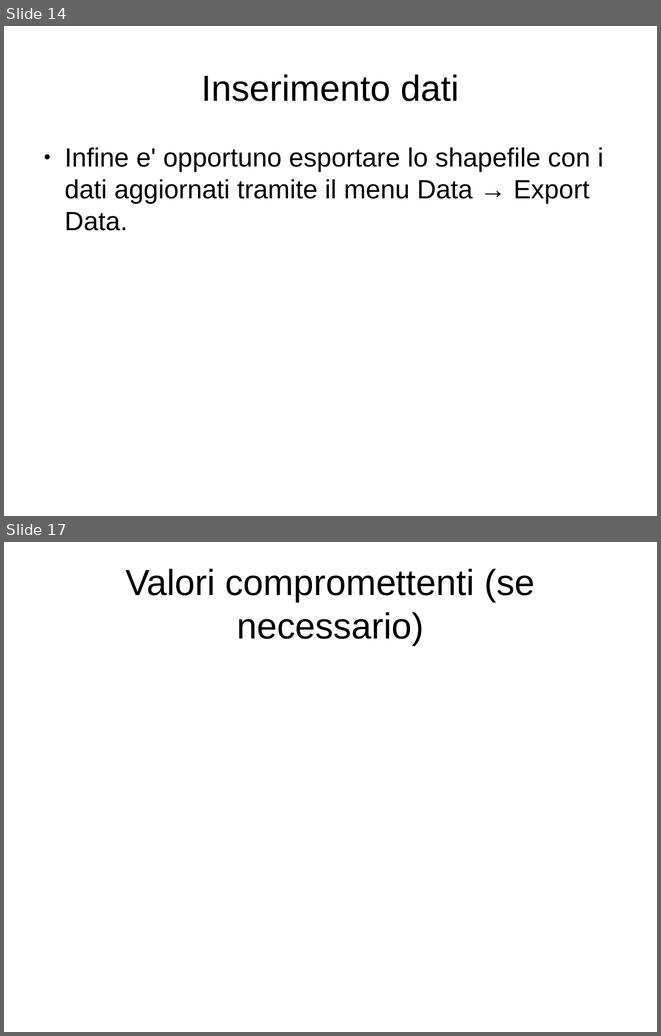
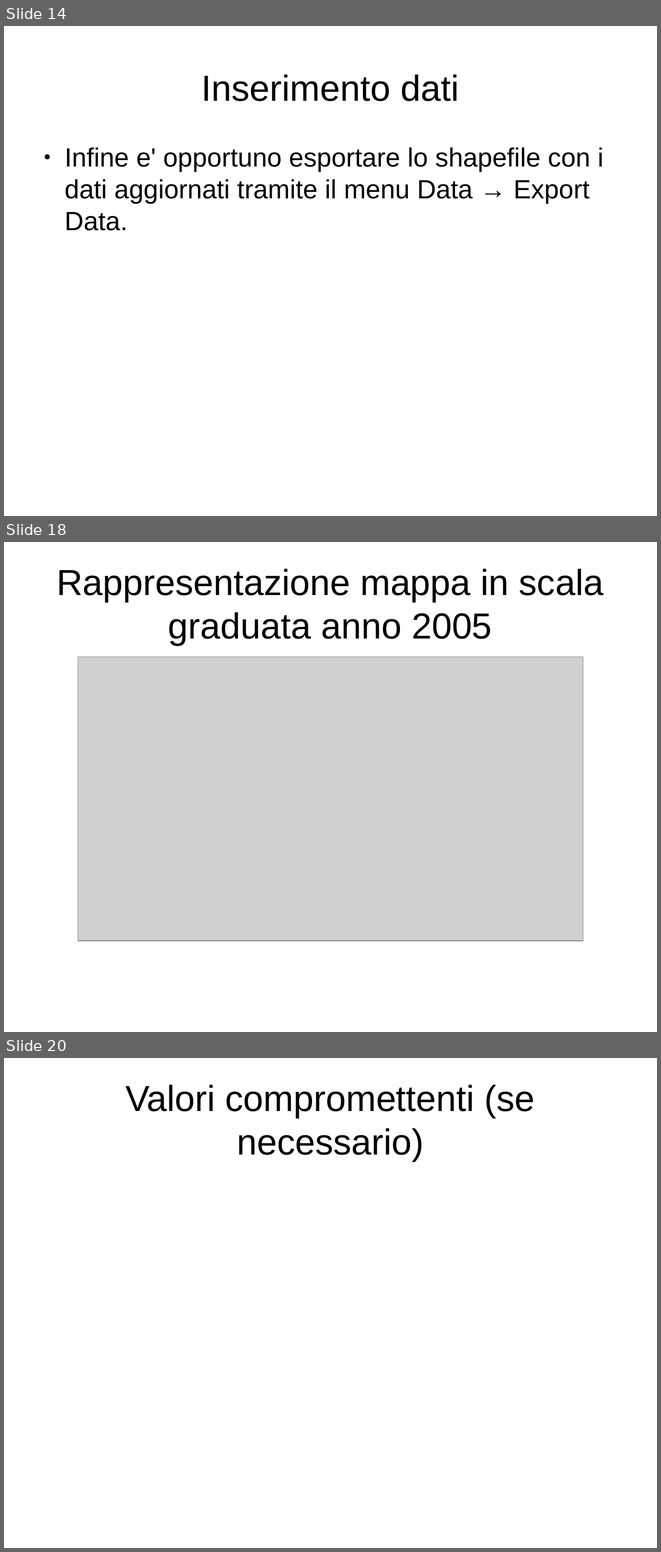
Before and after one commit to MascioSpam/esame_bdt, a slide deck: relazione.odp. Shown one above the other, each under a label of ours: slides 14 and 17 before the commit, slides 14, 18 and 20 after it; the slides between them are not shown. The pictures are 661x1036 and 661x1552 pixels, drawn with LibreOffice and Linux fonts; fonts in the diff are those of the drawing; grey boxes stand for pictures. Boxes give left, top, right and bottom in pixels: in the first picture for what was removed or moved away, otherwise in the second. Text is boxed around its words. In the diff, an @@ line names an element or a change of style, - is before the commit and + after.

```diff
--- a/relazione.odp
+++ b/relazione.odp
@@ slide 18 added at (4,542,657,1032), background #FFFFFF @@
@@ title added at (56,568,603,645), 44 pt, text #000000 @@
+Rappresentazione mappa in scala graduata anno 2005
@@ picture added at (78,656,583,940) @@
@@ what was slide 17 is now slide 20 @@
```
Also in this commit, not shown: 3 slides changed, 4 other slides added, 2 slides removed, 1 other file.
